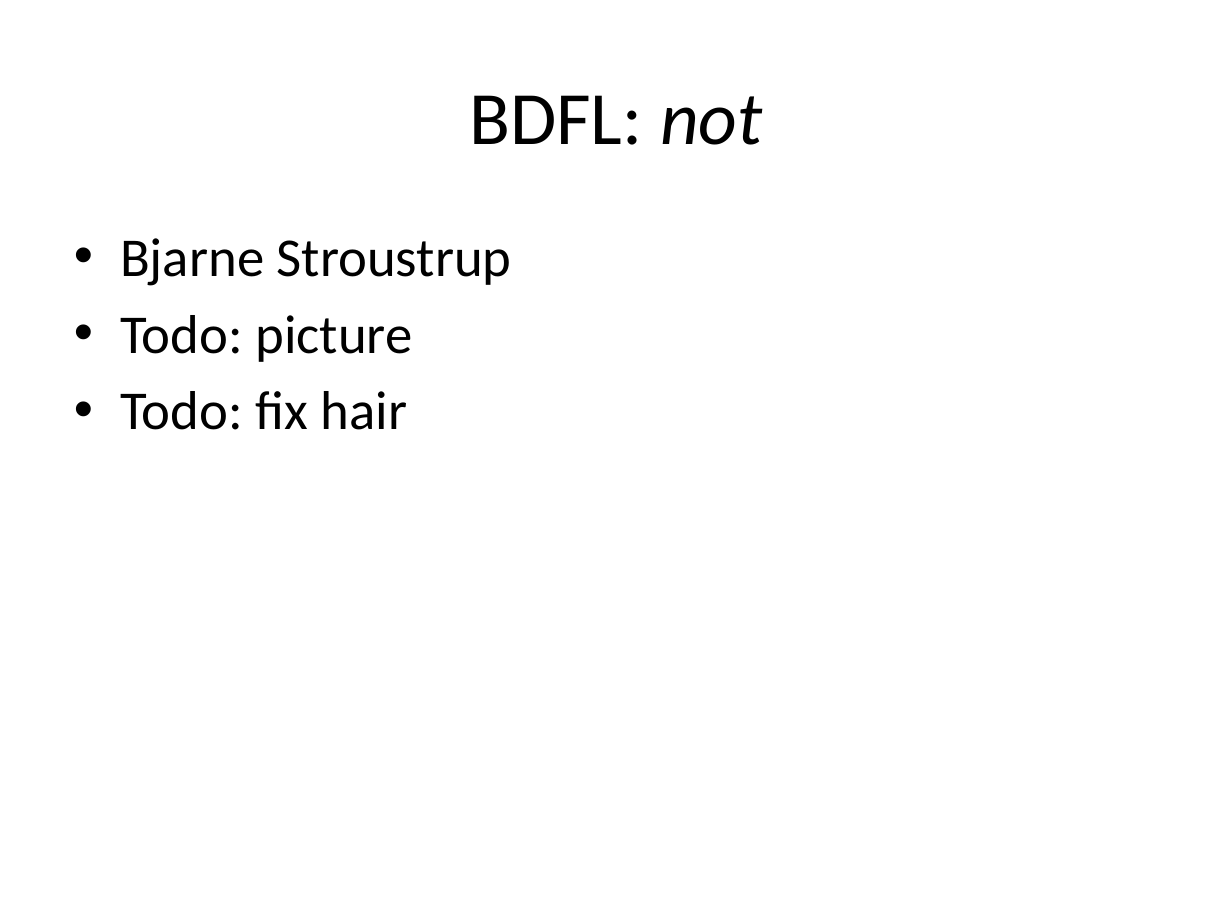
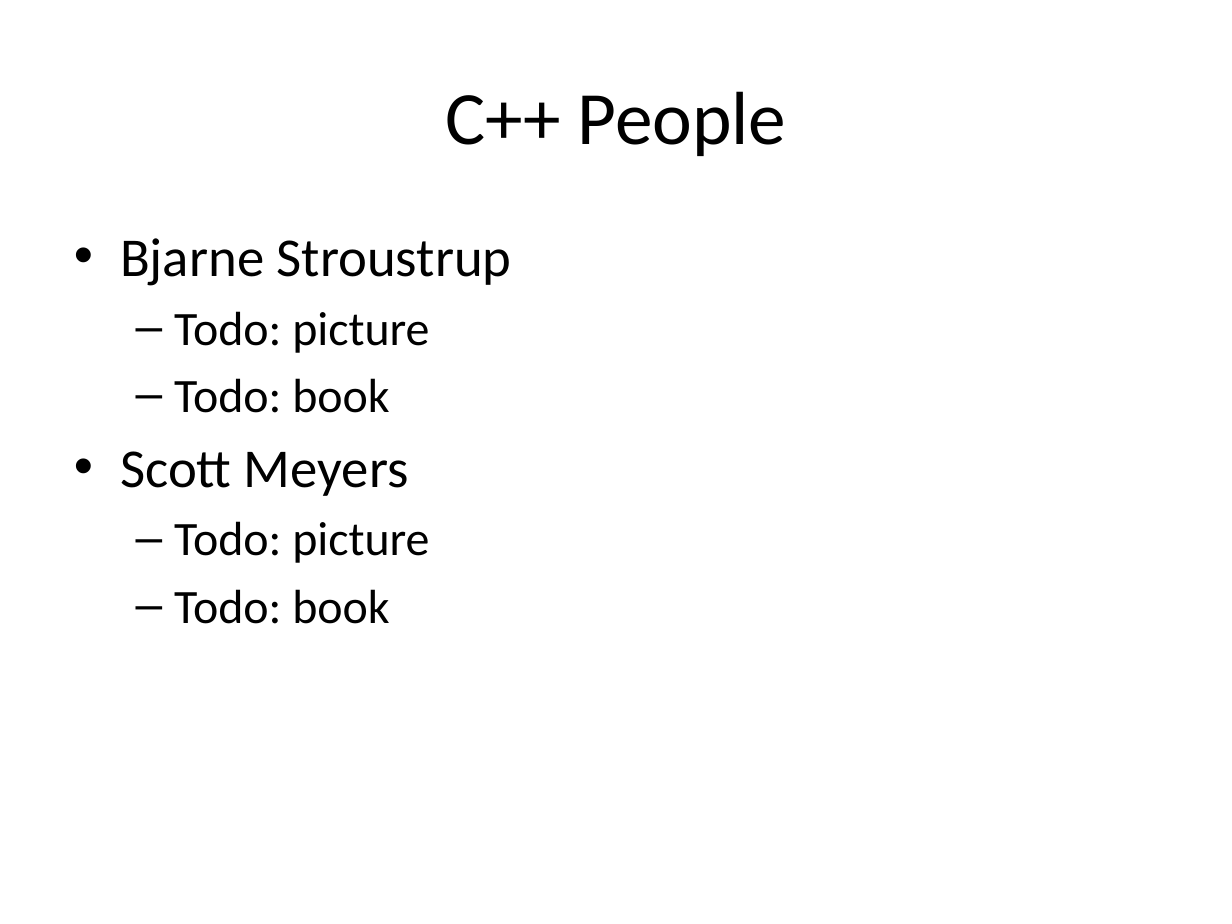
Before and after one commit to fellmad/FunWithCpp11, a slide deck: slide 7 of doc/Fun_with_C++11.pptx. Drawn at 1232x924 pixels with LibreOffice and Linux fonts; fonts in the diff are those of the drawing. Boxes give left, top, right and bottom in pixels: in the first picture for what was removed or moved away, otherwise in the second. Text is boxed around its words. In the diff, an @@ line names an element or a change of style, - is before the commit and + after.

Commit message:
pptx

```diff
--- a/doc/Fun_with_C++11.pptx
+++ b/doc/Fun_with_C++11.pptx
@@ title at [445, 91, 787, 156]: text changed @@
-BDFL: not
+C++ People
@@ text at [174, 311, 429, 353]: size 32 to 28 pt in "Todo: picture"; bullet • to –; list level 1 to 2 in "Todo: picture" @@
@@ text at [120, 378, 429, 624]: text changed; size 32 to 28 pt @@
-• Todo: fix hair
+  – Todo: book
+• Scott Meyers
+  – Todo: picture
+  – Todo: book
```
Also in this commit, not shown: 2 other slides changed, 1 slide added.
